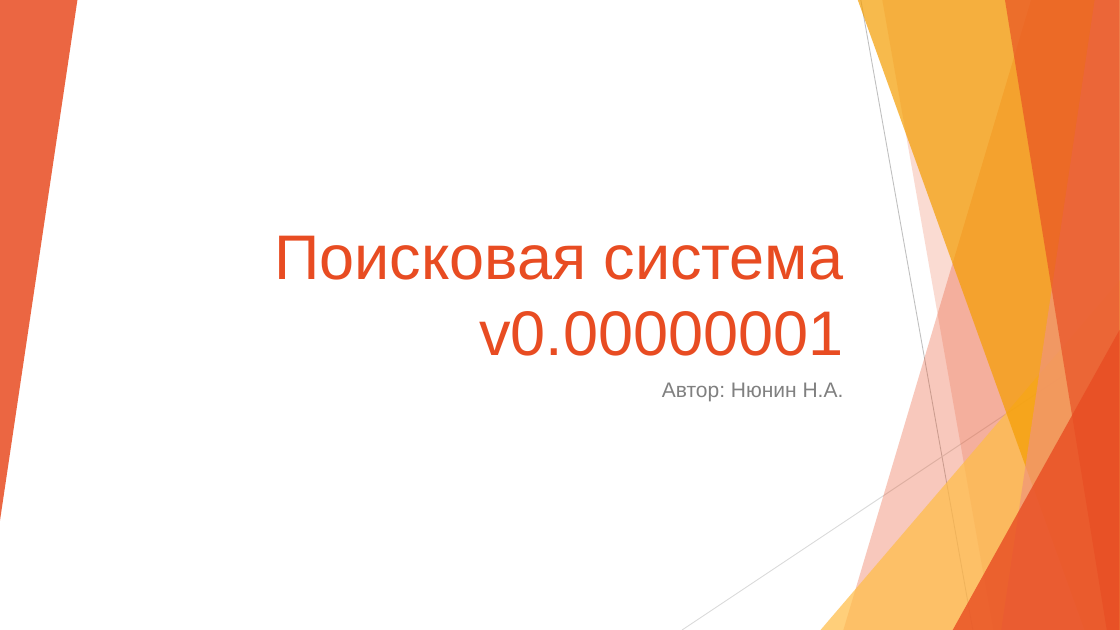
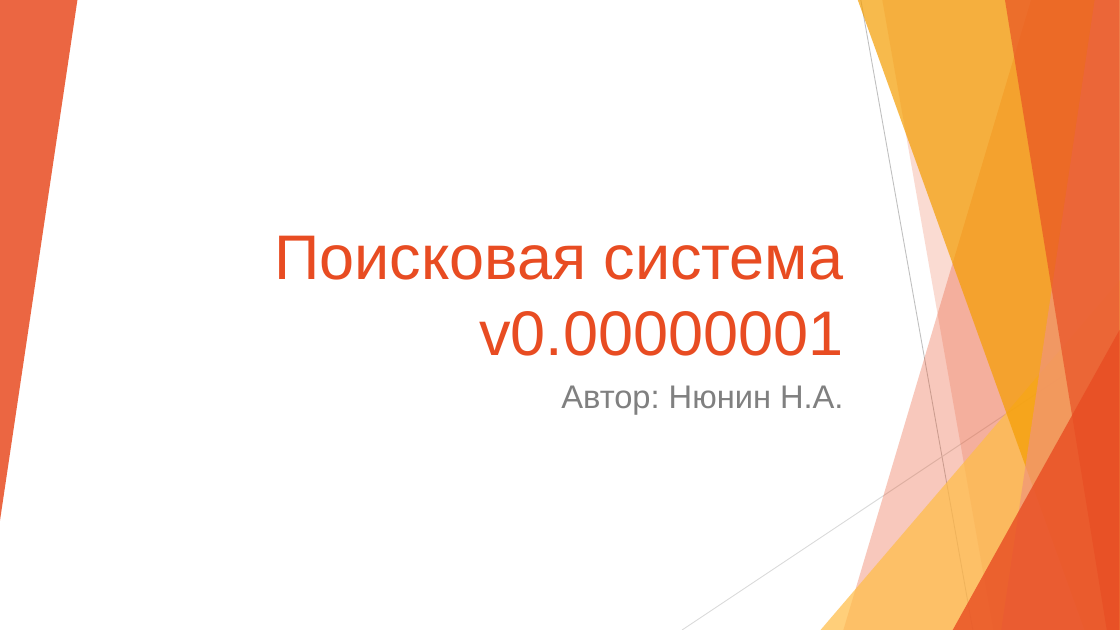
Before and after one commit to NikolayNyunin/API_Project, a slide deck: slide 1 of presentation.pptx. Drawn at 1120x630 pixels with LibreOffice and Linux fonts; fonts in the diff are those of the drawing. Boxes give left, top, right and bottom in pixels: in the first picture for what was removed or moved away, otherwise in the second. Text is boxed around its words. In the diff, an @@ line names an element or a change of style, - is before the commit and + after.

```diff
--- a/presentation.pptx
+++ b/presentation.pptx
@@ subtitle "Автор: Нюнин Н.А." at [561, 385, 843, 414]: size 18 to 28 pt @@
```
Also in this commit, not shown: 4 other slides changed, 2 other files.
